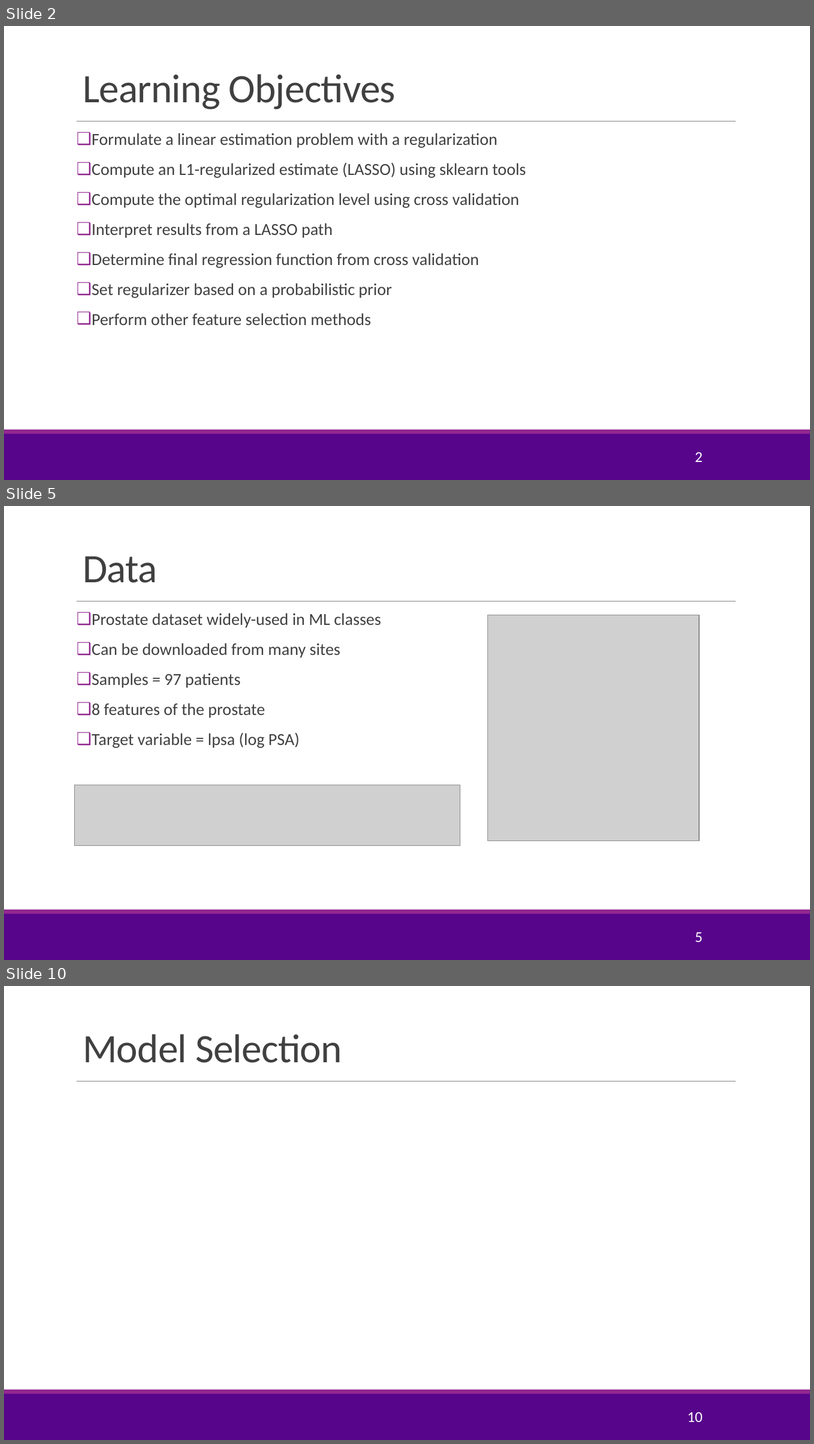
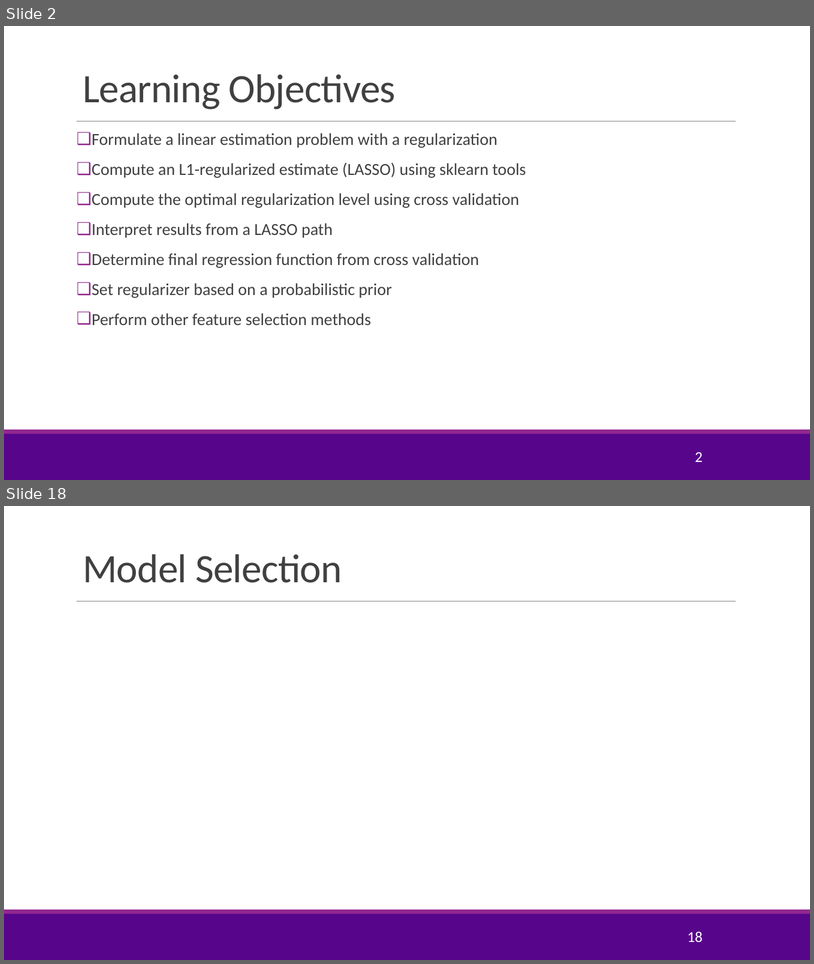
Before and after one commit to sdrangan/introml, a slide deck: lectures/Lect05_Lasso.pptx. Shown one above the other, each under a label of ours: slides 2, 5 and 10 before the commit, slides 2 and 18 after it; the slides between them are not shown. The pictures are 814x1444 and 814x964 pixels, drawn with LibreOffice and Linux fonts; fonts in the diff are those of the drawing; grey boxes stand for pictures; background and template pictures are left out. Boxes give left, top, right and bottom in pixels: in the first picture for what was removed or moved away, otherwise in the second. Text is boxed around its words. In the diff, an @@ line names an element or a change of style, - is before the commit and + after.

```diff
--- a/lectures/Lect05_Lasso.pptx
+++ b/lectures/Lect05_Lasso.pptx
@@ slide 5 removed at [4,506,810,960], background #FFFFFF; not listed: 3 template elements that a slide beside it also shows @@
@@ title removed at [83,556,158,583] @@
-Data
@@ text removed at [92,613,381,748] @@
-❑ Prostate dataset widely-used in ML classes
-❑ Can be downloaded from many sites
-❑ Samples = 97 patients
-❑ 8 features of the prostate
-❑ Target variable = lpsa (log PSA)
@@ picture removed at [488,615,699,841] @@
@@ picture removed at [74,785,461,846] @@
@@ page number removed at [695,931,703,942] @@
-5
@@ what was slide 10 is now slide 18 @@
@@ page number at [687,931,703,942]: text changed @@
-10
+18
```
Also in this commit, not shown: 4 slides changed, 12 slides added, 3 other slides removed, 4 other files.
